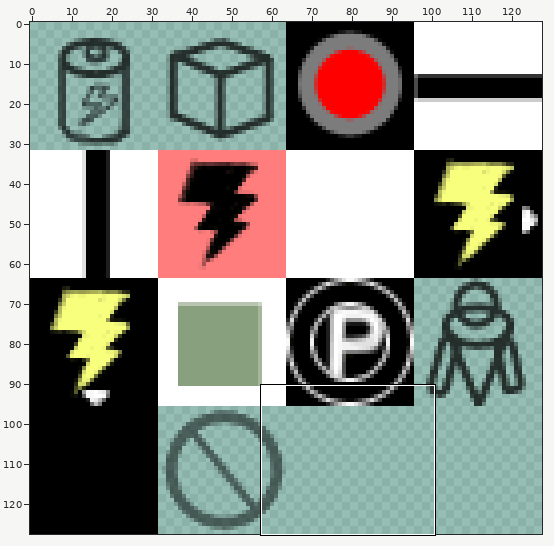
Two versions of one sprite sheet, Assets/SpriteAtlases/builder.png. The picture above shows the old version from afar; the outline marks the close-up.
Close-up. Old version:
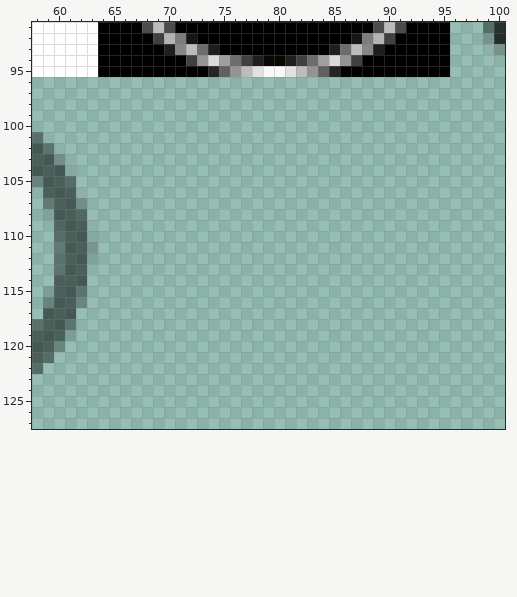
The file is 128x128 pixels. Pixels under 10% opacity are left out. Colours within 5 levels of each other are drawn and written as one. Shown: x 58..100, y 91..127.
New version:
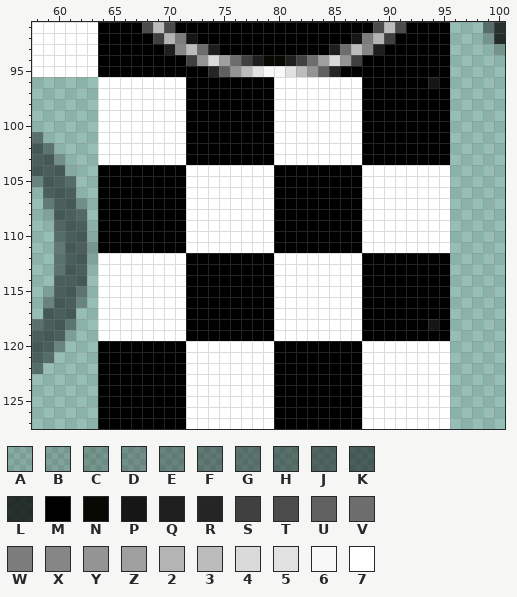
Palette (. is transparent): A #0000001b  B #00000026  C #00000038  D #0000003f  E #0000004f  F #0000005c  G #00000063  H #00000069  J #00000077  K #00000080  L #000000bf  M #000000  N #090904  P #161616  Q #1e1e1e  R #252525  S #404040  T #4b4b4b  U #606060  V #6d6d6d  W #7c7c7c  X #868686  Y #949494  Z #9f9f9f  2 #b4b4b4  3 #bcbcbc  4 #dadada  5 #e1e1e1  6 #f8f8f8  7 #ffffff
Change:
Changed rows in their new state; - is an unchanged pixel.
first column x 64:
 96 77777777MMMMMMMM77777777MMMMMMPM
 97 77777777MMMMMMMM77777777MMMMMMMM
 98 77777777MMMMMMMM77777777MMMMMMMM
 99 77777777MMMMMMMM77777777MMMMMMMM
100 77777777MMMMMMMM77777777MMMMMMMM
101 77777777MMMMMMMM77777777MMMMMMMM
102 77777777MMMMMMMM77777777MMMMMMMM
103 77777777MMMMMMMM77777777MMMMMMMM
104 MMMMMMMM77777777MMMMMMMM77777777
105 MMMMMMMM77777777MMMMMMMM77777777
106 MMMMMMMM77777777MMMMMMMM77777777
107 MMMMMMMM77777777MMMMMMMM77777777
108 MMMMMMMM77777777MMMMMMMM77777777
109 MMMMMMMM77777777MMMMMMMM77777777
110 MMMMMMMM77777777MMMMMMMM77777777
111 MMMMMMMM77777777MMMMMMMM77777777
112 77777777MMMMMMMM77777777MMMMMMMM
113 77777777MMMMMMMM77777777MMMMMMMM
114 77777777MMMMMMMM77777777MMMMMMMM
115 77777777MMMMMMMM77777777MMMMMMMM
116 77777777MMMMMMMM77777777MMMMMMMM
117 77777777MMMMMMMM77777777MMMMMMMM
118 77777777MMMMMMMM77777777MMMMMMPM
119 77777777MMMMMMMM77777777MMMMMMMM
120 MMMMMMMM77777777MMMMMMMM77777777
121 MMMMMMMM77777777MMMMMMMM77777777
122 MMMMMMMM77777777MMMMMMMM77777777
123 MMMMMMMM77777777MMMMMMMM77777777
124 MMMMMMMM77777777MMMMMMMM77777777
125 MMMMMMMM77777777MMMMMMMM77777777
126 MMMMMMMM77777777MMMMMMMM77777777
127 MMMMMMMM77777777MMMMMMMM77777777
Pixel boxes of the changes (left, top, right, bottom) in both close-ups:
added: (98, 77, 450, 429)
